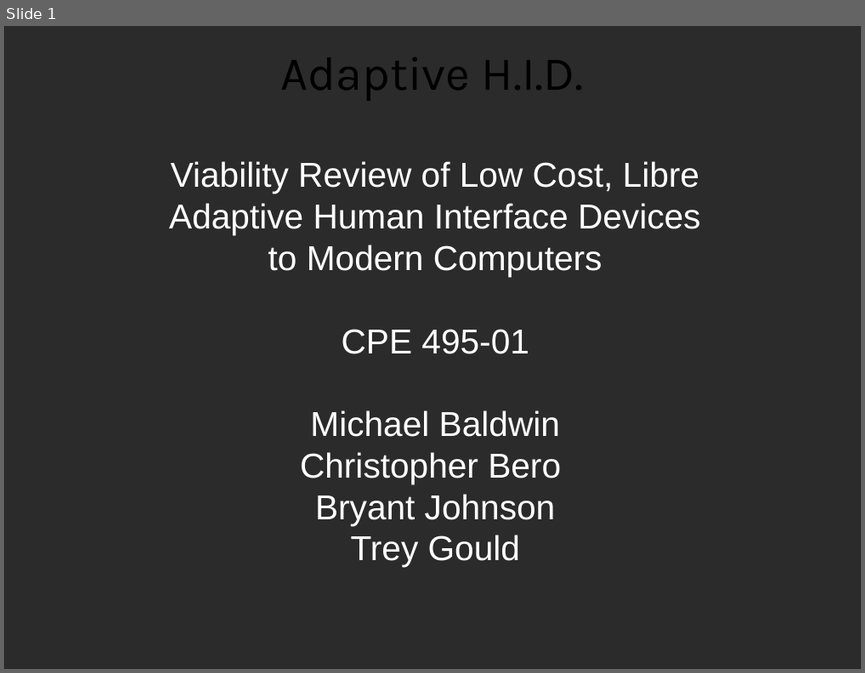
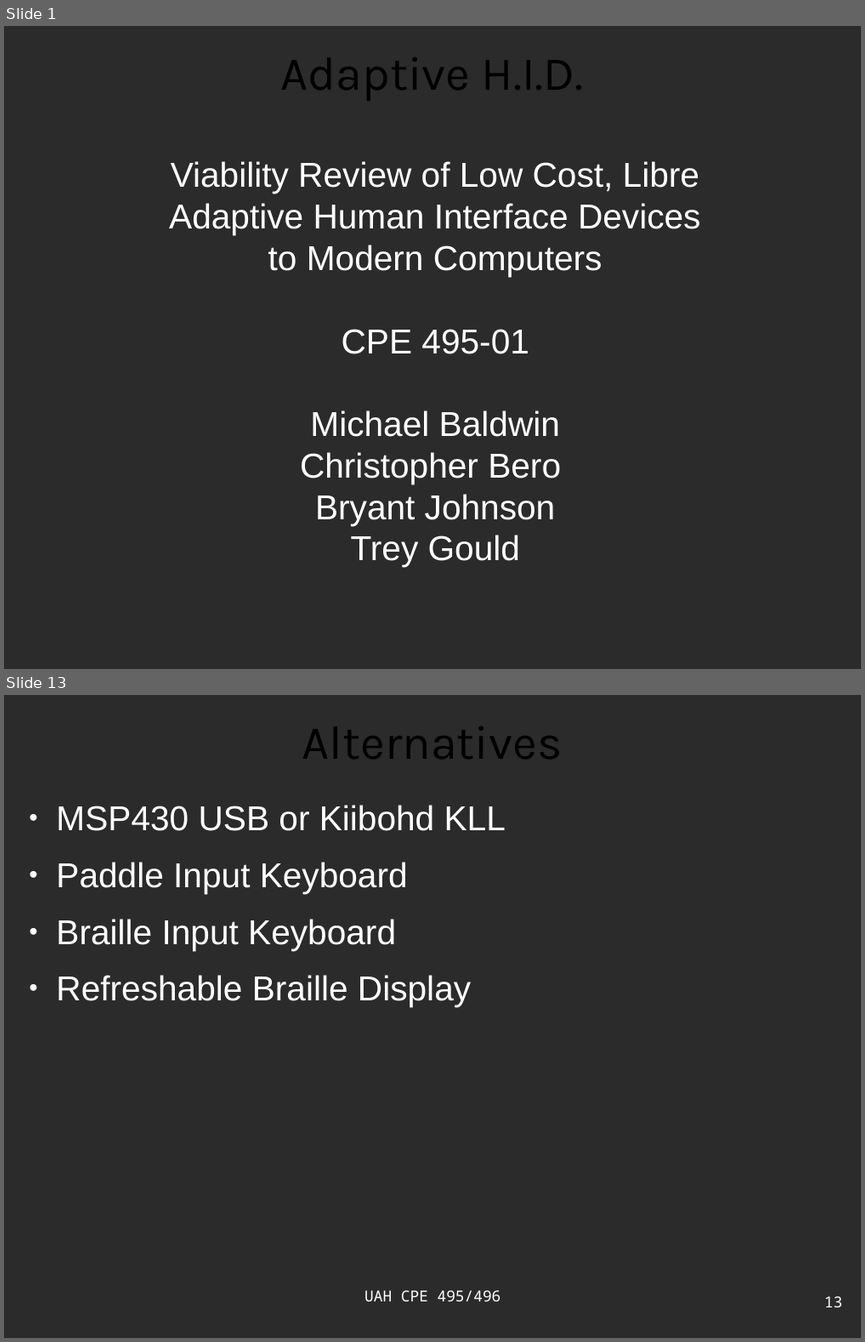
Before and after one commit to ctag/cpe495, a slide deck: projectProposal/presentation_bero.odp. Shown one above the other, each under a label of ours: slide 1 before the commit, slides 1 and 13 after it; the slides between them are not shown. The pictures are 865x673 and 865x1342 pixels, drawn with LibreOffice and Linux fonts; fonts in the diff are those of the drawing; background and template pictures are left out; a plain dark background stands for a picture behind light text. Boxes give left, top, right and bottom in pixels: in the first picture for what was removed or moved away, otherwise in the second. Text is boxed around its words. In the diff, an @@ line names an element or a change of style, - is before the commit and + after.

```diff
--- a/projectProposal/presentation_bero.odp
+++ b/projectProposal/presentation_bero.odp
@@ slide 13 added at bbox=[4, 695, 861, 1338], background picture (left out) @@
@@ title added at bbox=[302, 726, 562, 759], 44 pt, text #000000 @@
+Alternatives
@@ text added at bbox=[56, 805, 506, 1007], 32 pt, text #FFFFFF @@
+● MSP430 USB or Kiibohd KLL
+● Paddle Input Keyboard
+● Braille Input Keyboard
+● Refreshable Braille Display
@@ text added at bbox=[364, 1290, 501, 1301], 14 pt, text #FFFFFF @@
+UAH CPE 495/496
@@ page number added at bbox=[824, 1296, 842, 1307], 14 pt, text #FFFFFF @@
+13
```
Also in this commit, not shown: 5 slides changed, 14 other slides added, 12 slides removed, 15 other files.
